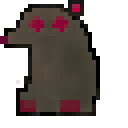
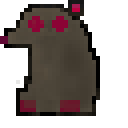
Before/after of a 128 x 128 layered artwork. What changed in the layer stack:
painted on "Background" over [28, 16, 68, 32]
